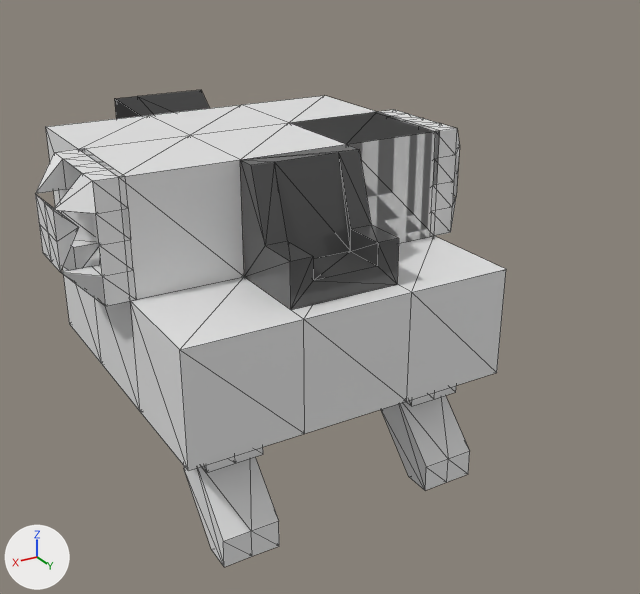
Renders of the glTF model dist/Model/ship.glb from each side of a commit.
The view is the same before and after, from a 50 mm camera at (3.52, 5.76, 2.78) aimed at (-0.3, -0.6, -0.4). Every picture has the same lights, and +X, +Y and +Z are marked at lower left. Mesh edges are drawn as thin lines. Where no turn or scale is listed for an object, it has been applied to the vertices. Vertices at the same position are counted once.
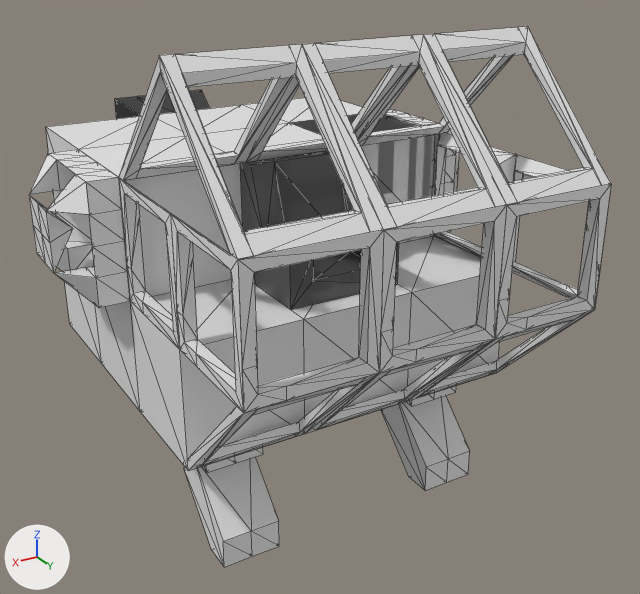
What differs and where, as boxes [x1, y1, x2, y2] in the pictures (640 x 594 px):
'Cube.005', added
    after: [159, 44, 384, 259]
'Plane.001', mesh moved
    before: [35, 149, 136, 306]
    after: [29, 149, 130, 307]
'Cube.002', added
    after: [302, 35, 506, 230]
'Plane.004', added
    after: [238, 230, 384, 413]
'Cube.008', added
    after: [423, 26, 611, 205]
'Plane.003', added
    after: [380, 205, 507, 373]
'Plane.005', added
    after: [495, 184, 611, 339]
'Plane.008', added
    after: [170, 213, 244, 413]
'Cube.004', added
    after: [119, 58, 292, 180]
'Cube.006', added
    after: [187, 374, 378, 471]
'Plane.009', added
    after: [119, 178, 180, 350]
'Cube.001', added
    after: [246, 65, 411, 162]
'Cube.003', added
    after: [306, 339, 495, 433]
'Cube.007', added
    after: [358, 55, 513, 146]
'Cube.009', added
    after: [408, 310, 594, 401]
'Plane.006', added
    after: [434, 133, 516, 257]
'Plane.007', added
    after: [512, 154, 578, 298]
'Plane', unchanged, covered by the edit
    before: [374, 110, 460, 237]
    after: [384, 110, 459, 237]
'Cube.211', unchanged, covered by the edit
    before: [243, 96, 377, 123]
    after: [243, 98, 363, 123]

Diff of the bpy script that builds the scene:
```diff
--- a/dist/Model/ship.glb.py
+++ b/dist/Model/ship.glb.py
@@ me_plane_001 @@
 me_plane_001.from_pydata(...)  # 54 vertices, 110 faces; spans x -0.251..0.25, y -0.5..0.5, z -0.5..0.5
+# me_plane_001 part 1: the whole mesh is moved by (0.05, 0.0, 0.0)
@@ ob_plane_009 @@
+ob_plane_009 = bpy.data.objects.new('Plane.009', me_plane_003)  # 18 vertices, 36 faces; spans x -1.0..1.0, y -1.0..1.0, z -0.2..0.0
+ob_plane_009.location = (1.5, 0.0, 0.5)
+ob_plane_009.rotation_euler = (-1.571, 0.0, -1.571)  # degrees (-90, 0, -90)
+ob_plane_009.scale = (0.5, 0.5, 0.5)
@@ ob_plane_008 @@
+ob_plane_008 = bpy.data.objects.new('Plane.008', me_plane_003)  # 18 vertices, 36 faces; spans x -1.0..1.0, y -1.0..1.0, z -0.2..0.0
+ob_plane_008.location = (1.5, 1.0, 0.5)
+ob_plane_008.rotation_euler = (-1.571, 0.0, -1.571)  # degrees (-90, 0, -90)
+ob_plane_008.scale = (0.5, 0.5, 0.5)
@@ ob_plane_007 @@
+ob_plane_007 = bpy.data.objects.new('Plane.007', me_plane_003)  # 18 vertices, 36 faces; spans x -1.0..1.0, y -1.0..1.0, z -0.2..0.0
+ob_plane_007.location = (-1.5, 1.0, 0.5)
+ob_plane_007.rotation_euler = (-1.571, 0.0, 1.571)  # degrees (-90, 0, 90)
+ob_plane_007.scale = (0.5, 0.5, 0.5)
@@ ob_plane_006 @@
+ob_plane_006 = bpy.data.objects.new('Plane.006', me_plane_003)  # 18 vertices, 36 faces; spans x -1.0..1.0, y -1.0..1.0, z -0.2..0.0
+ob_plane_006.location = (-1.5, 0.0, 0.5)
+ob_plane_006.rotation_euler = (-1.571, 0.0, 1.571)  # degrees (-90, 0, 90)
+ob_plane_006.scale = (0.5, 0.5, 0.5)
@@ ob_plane_005 @@
+ob_plane_005 = bpy.data.objects.new('Plane.005', me_plane_003)  # 18 vertices, 36 faces; spans x -1.0..1.0, y -1.0..1.0, z -0.2..0.0
+ob_plane_005.location = (-1.0, 1.5, 0.5)
+ob_plane_005.rotation_euler = (-1.571, 0.0, 0.0)  # degrees (-90, 0, 0)
+ob_plane_005.scale = (0.5, 0.5, 0.5)
@@ ob_plane_004 @@
+ob_plane_004 = bpy.data.objects.new('Plane.004', me_plane_003)  # 18 vertices, 36 faces; spans x -1.0..1.0, y -1.0..1.0, z -0.2..0.0
+ob_plane_004.location = (1.0, 1.5, 0.5)
+ob_plane_004.rotation_euler = (-1.571, 0.0, 0.0)  # degrees (-90, 0, 0)
+ob_plane_004.scale = (0.5, 0.5, 0.5)
@@ ob_plane_003 @@
+ob_plane_003 = bpy.data.objects.new('Plane.003', me_plane_003)  # 18 vertices, 36 faces; spans x -1.0..1.0, y -1.0..1.0, z -0.2..0.0
+ob_plane_003.location = (0.0, 1.5, 0.5)
+ob_plane_003.rotation_euler = (-1.571, 0.0, 0.0)  # degrees (-90, 0, 0)
+ob_plane_003.scale = (0.5, 0.5, 0.5)
@@ ob_cube_009 @@
+ob_cube_009 = bpy.data.objects.new('Cube.009', me_cube_001)  # 24 vertices, 48 faces; spans x -1.0..1.0, y -1.0..1.0, z -1.0..1.0
+ob_cube_009.location = (-1.0, 1.0, -0.5)
+ob_cube_009.rotation_euler = (-3.142, 0.0, 1.571)  # degrees (-180, 0, 90)
+ob_cube_009.scale = (0.5, 0.5, 0.5)
@@ ob_cube_008 @@
+ob_cube_008 = bpy.data.objects.new('Cube.008', me_cube_001)  # 24 vertices, 48 faces; spans x -1.0..1.0, y -1.0..1.0, z -1.0..1.0
+ob_cube_008.location = (-1.0, 1.0, 1.5)
+ob_cube_008.rotation_euler = (-1.571, -1.571, 0.0)  # degrees (-90, -90, 0)
+ob_cube_008.scale = (0.5, 0.5, 0.5)
@@ ob_cube_007 @@
+ob_cube_007 = bpy.data.objects.new('Cube.007', me_cube_001)  # 24 vertices, 48 faces; spans x -1.0..1.0, y -1.0..1.0, z -1.0..1.0
+ob_cube_007.location = (-1.0, 0.0, 1.5)
+ob_cube_007.rotation_euler = (0.0, 0.0, -1.571)  # degrees (0, 0, -90)
+ob_cube_007.scale = (0.5, 0.5, 0.5)
@@ ob_cube_006 @@
+ob_cube_006 = bpy.data.objects.new('Cube.006', me_cube_001)  # 24 vertices, 48 faces; spans x -1.0..1.0, y -1.0..1.0, z -1.0..1.0
+ob_cube_006.location = (1.0, 1.0, -0.5)
+ob_cube_006.rotation_euler = (-3.142, 0.0, 1.571)  # degrees (-180, 0, 90)
+ob_cube_006.scale = (0.5, 0.5, 0.5)
@@ ob_cube_005 @@
+ob_cube_005 = bpy.data.objects.new('Cube.005', me_cube_001)  # 24 vertices, 48 faces; spans x -1.0..1.0, y -1.0..1.0, z -1.0..1.0
+ob_cube_005.location = (1.0, 1.0, 1.5)
+ob_cube_005.rotation_euler = (-1.571, -1.571, 0.0)  # degrees (-90, -90, 0)
+ob_cube_005.scale = (0.5, 0.5, 0.5)
@@ ob_cube_004 @@
+ob_cube_004 = bpy.data.objects.new('Cube.004', me_cube_001)  # 24 vertices, 48 faces; spans x -1.0..1.0, y -1.0..1.0, z -1.0..1.0
+ob_cube_004.location = (1.0, 0.0, 1.5)
+ob_cube_004.rotation_euler = (0.0, 0.0, -1.571)  # degrees (0, 0, -90)
+ob_cube_004.scale = (0.5, 0.5, 0.5)
@@ ob_cube_003 @@
+ob_cube_003 = bpy.data.objects.new('Cube.003', me_cube_001)  # 24 vertices, 48 faces; spans x -1.0..1.0, y -1.0..1.0, z -1.0..1.0
+ob_cube_003.location = (0.0, 1.0, -0.5)
+ob_cube_003.rotation_euler = (-3.142, 0.0, 1.571)  # degrees (-180, 0, 90)
+ob_cube_003.scale = (0.5, 0.5, 0.5)
@@ ob_cube_002 @@
+ob_cube_002 = bpy.data.objects.new('Cube.002', me_cube_001)  # 24 vertices, 48 faces; spans x -1.0..1.0, y -1.0..1.0, z -1.0..1.0
+ob_cube_002.location = (0.0, 1.0, 1.5)
+ob_cube_002.rotation_euler = (-1.571, -1.571, 0.0)  # degrees (-90, -90, 0)
+ob_cube_002.scale = (0.5, 0.5, 0.5)
@@ ob_cube_001 @@
+ob_cube_001 = bpy.data.objects.new('Cube.001', me_cube_001)  # 24 vertices, 48 faces; spans x -1.0..1.0, y -1.0..1.0, z -1.0..1.0
+ob_cube_001.location = (0.0, 0.0, 1.5)
+ob_cube_001.rotation_euler = (0.0, 0.0, -1.571)  # degrees (0, 0, -90)
+ob_cube_001.scale = (0.5, 0.5, 0.5)
```
